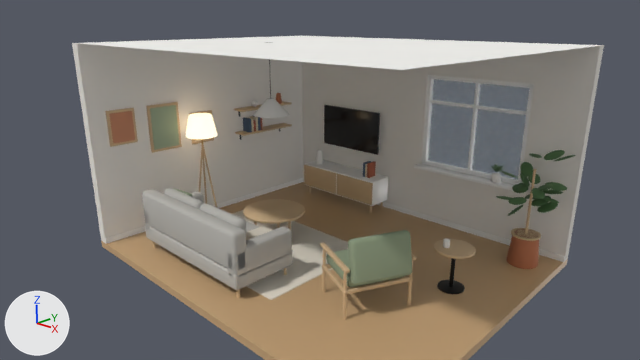
The Blender file nordic_living_room/nordic_living_room.blend, before and after one commit.
The view is the same before and after, from the file's camera 'Camera_Main'. Arrows for +X, +Y and +Z are at lower left; the lights stay in place. The picture after the commit comes second.

The first picture shows 'Armchair', 'Ceiling', 'Floor', 'Plant_Fiddle_Leaf', 'Rug', 'Sofa', 'Wall_Back_Bottom', 'Wall_Back_L', 'Wall_Back_R', 'Wall_Back_Top', 'Wall_Left', 'Window_Glass' and 27 more.
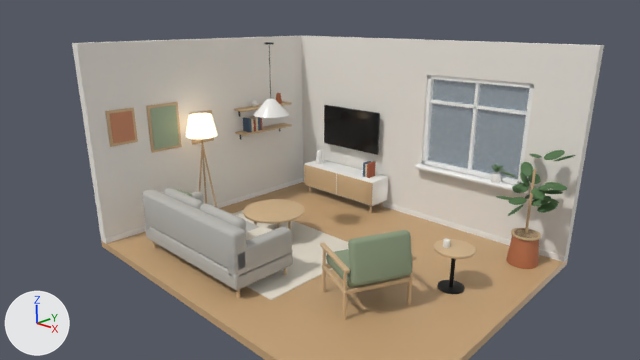
Boxes (x1, y1, x2, y2) around the edits, measured in the pictures (640 x 360 px):
'Ceiling', deleted
    before: (78, 36, 594, 70)

What the commit changed:
Object 'Ceiling' (ob_ceiling) is deleted.
